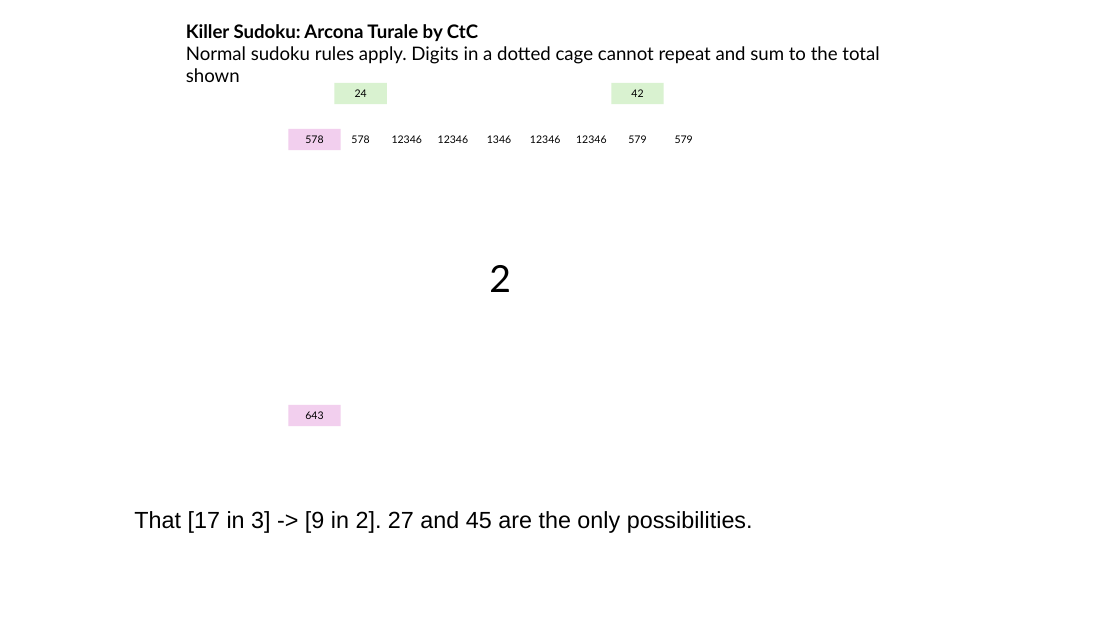
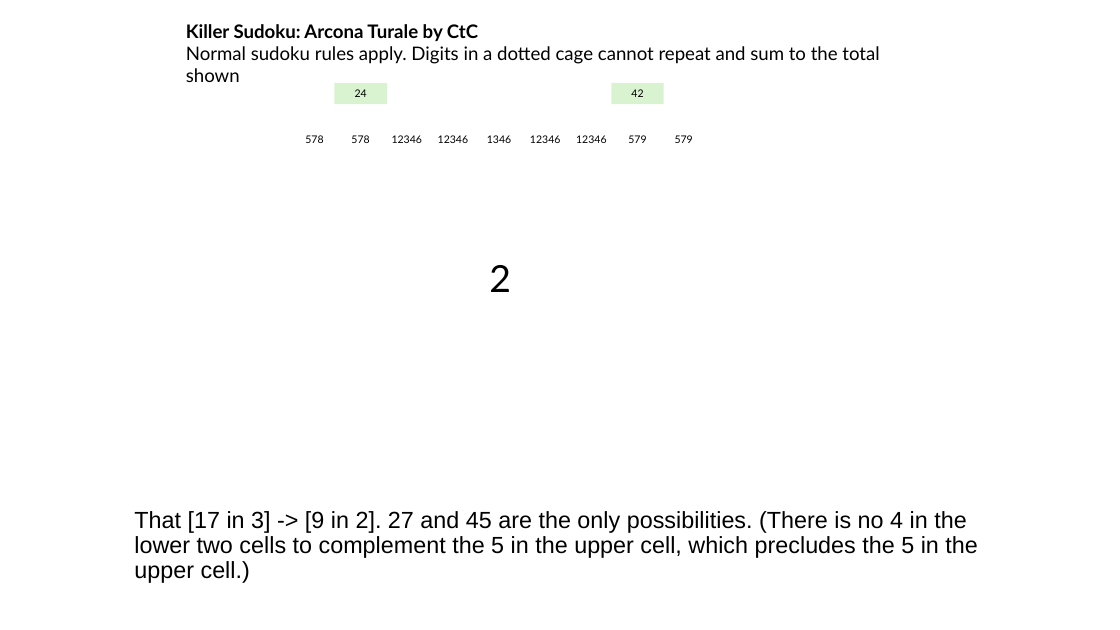
Before and after one commit to jhardis/WSJ_Number_Puzzles, a slide deck: slide 8 of 20261003_1.pptx (slide 9 before the commit). Drawn at 1120x630 pixels with LibreOffice and Linux fonts; fonts in the diff are those of the drawing; background and template pictures are left out. Boxes give left, top, right and bottom in pixels: in the first picture for what was removed or moved away, otherwise in the second. Text is boxed around its words. In the diff, an @@ line names an element or a change of style, - is before the commit and + after.

```diff
--- a/20261003_1.pptx
+++ b/20261003_1.pptx
@@ text "578": place and size @@
-text "578" at (288, 129, 340, 150)
+text "578" at (305, 135, 323, 143)
@@ text "578" at (305, 135, 323, 143): fill #F2CFEE to none @@
@@ rectangle removed at (288, 405, 340, 426) @@
-643
@@ text at (134, 511, 977, 583): text changed @@
-That [17 in 3] -> [9 in 2]. 27 and 45 are the only possibilities.
+That [17 in 3] -> [9 in 2]. 27 and 45 are the only possibilities. (There is no 4 in the lower two cells to complement the 5 in the upper cell, which precludes the 5 in the upper cell.)
```
Also in this commit, not shown: 11 other slides changed, 3 slides added, 1 slide removed.
